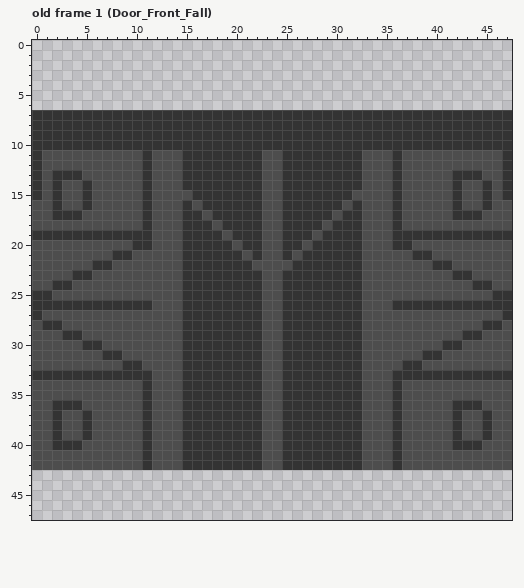
A pixel-art file gets an edit: ClientGV/Assets/ArtWork/WhiteBlock/Test_Tile_Door/Door_Front.aseprite. The picture above is the old version.
48x48 pixels, 8 frames. Shown: old frame 1 (Door_Front_Fall). The commit also changed other frames, which this record leaves out.
After:
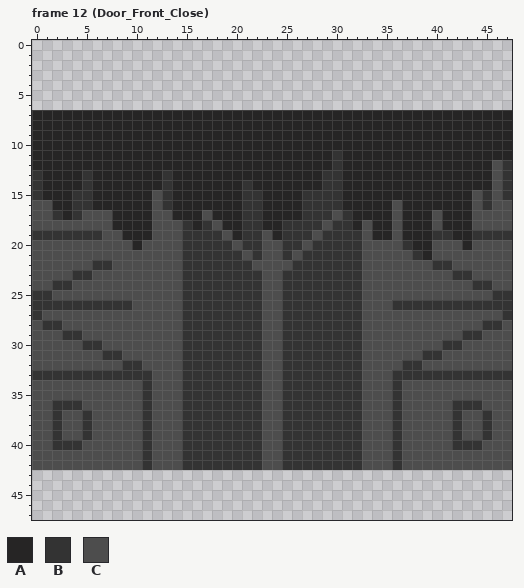
Palette (. is transparent): A #262525  B #333333  C #4d4d4d
A new or re-ordered frame is compared with the old frame closest to it.
What changed:
frames 8 -> 14
Frame 12 (Door_Front_Close) is new; against old frame 1 (Door_Front_Fall):
The edit turns colour B into colour A in rows 7 to 10 at x 0 to 47; in row 11 at x 0, 11, 15 to 22, 25 to 29, 31 to 32, 36 and 47; in row 12 at x 0, 11, 15 to 22, 25 to 29, 31 to 32 and 36; in row 13 at x 2 to 4, 11, 15 to 22, 25 to 28, 31 to 32, 36 and 42 to 44; in row 14 at x 2, 11, 15 to 20, 22, 25 to 28, 31 to 32, 36, 42 and 45; in row 15 at x 2, 11, 16 to 20, 25 to 26, 31, 36 and 42.
The edit turns colour B into colour A in row 16 at x 2, 11, 15, 17 to 20, 25 to 26, 32 and 42; in row 17 at x 3, 11, 15 to 16, 18 to 20, 25 to 26, 32 and 42 to 43; in row 18 at x 11, 16, 19 to 20 and 32; in row 19 at x 9 to 11, 20, 37 to 39 and 42 to 43; in row 20 at x 10; in row 21 at x 39.
The edit turns colour C into colour A in row 11 at x 1 to 10, 12 to 14, 23 to 24, 33 to 35 and 37 to 46; in row 12 at x 1 to 10, 12 to 14, 23 to 24, 33 to 35 and 37 to 45; in row 13 at x 1, 6 to 10, 12, 14, 23 to 24, 33 to 35, 37 to 41 and 45; in row 14 at x 1, 3 to 4, 6 to 10, 12, 14, 23 to 24, 33 to 35, 37 to 41 and 43 to 44; in row 15 at x 1, 3, 6 to 10, 14 to 15, 23 to 24, 32 to 35, 37 to 41 and 43; in row 16 at x 3, 6 to 10, 14, 16, 23 to 24, 31, 33 to 35, 37 to 41 and 43.
The edit turns colour C into colour A in row 17 at x 8 to 10, 14, 23 to 24, 33 to 35, 37 to 39 and 41; in row 18 at x 8 to 10, 23 to 24, 34 to 35, 37 to 39 and 41 to 43; in row 19 at x 24 and 34 to 35; in row 20 at x 38 to 39 and 43.
The edit turns colour C into colour B in row 13 at x 5 and 13; in row 14 at x 13; in rows 15 to 16 at x 4 and 13.
The edit turns colour B into colour C in row 16 at x 36; in row 17 at x 36 and 44; in row 18 at x 36; in row 19 at x 7 to 8 and 36; in row 20 at x 11 and 36; in row 21 at x 8 to 9.
The edit turns colour B into colour C in row 26 at x 10 to 11.
Changed places in both pictures, as pixel boxes (x1, y1, x2, y2):
changed: (32, 110, 512, 310)
